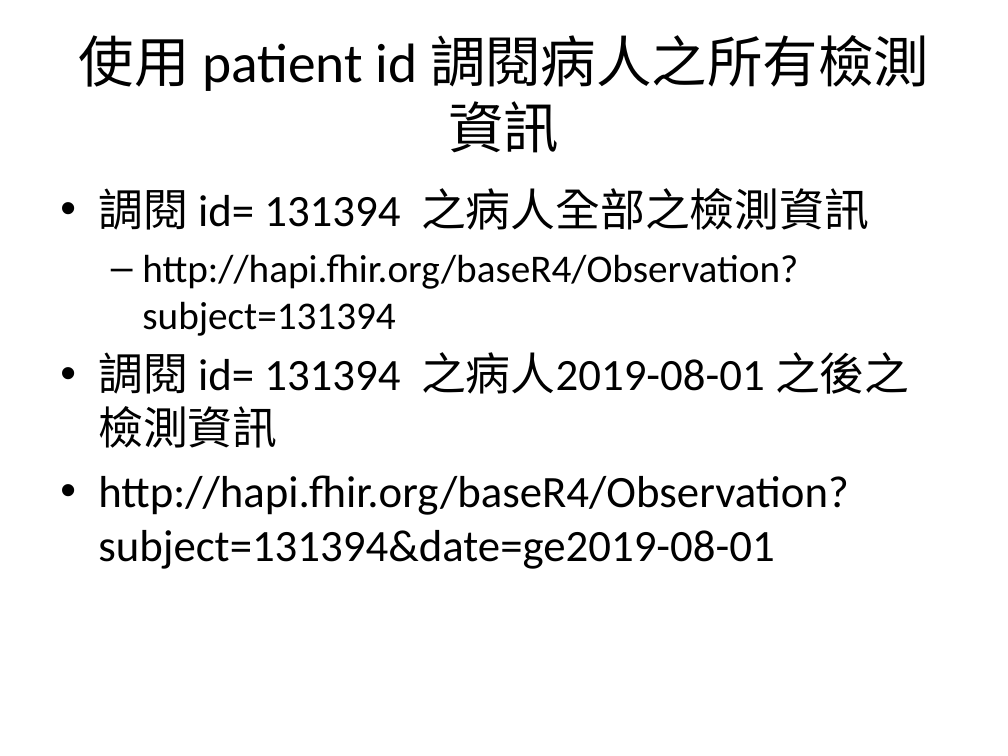
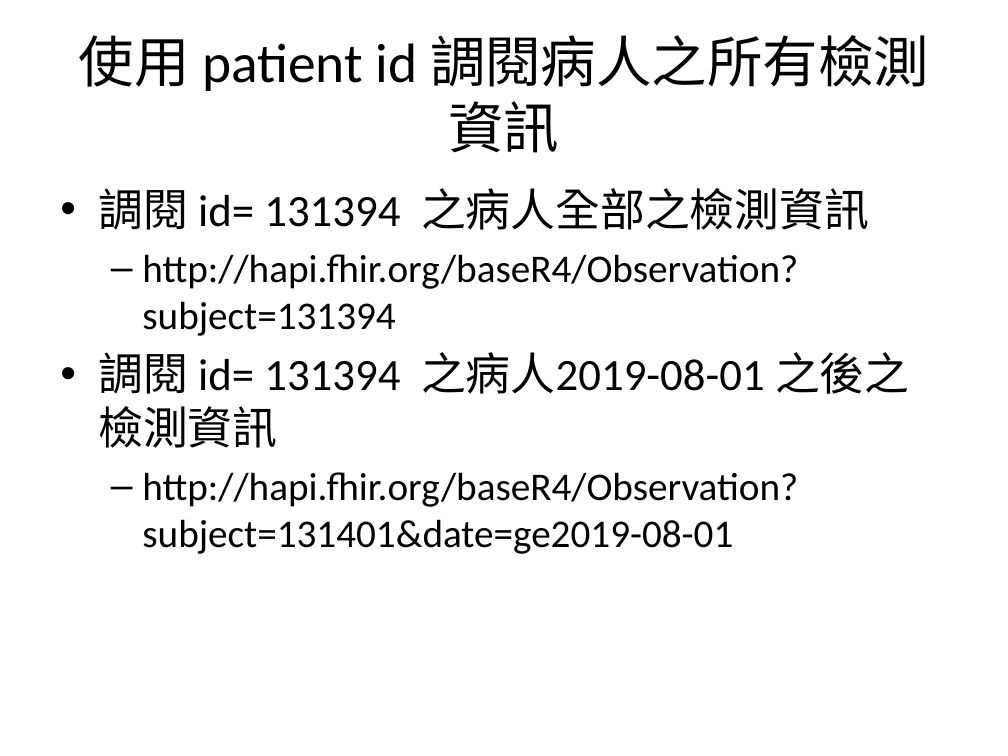
Before and after one commit to mos2718/FHIRspec, a slide deck: slide 8 of Spec/FHIR API.pptx. Drawn at 1008x756 pixels with LibreOffice and Linux fonts; fonts in the diff are those of the drawing. Boxes give left, top, right and bottom in pixels: in the first picture for what was removed or moved away, otherwise in the second. Text is boxed around its words. In the diff, an @@ line names an element or a change of style, - is before the commit and + after.

```diff
--- a/Spec/FHIR API.pptx
+++ b/Spec/FHIR API.pptx
@@ text at [142,472,798,554]: text changed; size 32 to 28 pt @@
-• http://hapi.fhir.org/baseR4/Observation?subject=131394&date=ge2019-08-01
+  – http://hapi.fhir.org/baseR4/Observation?subject=131401&date=ge2019-08-01
```
Also in this commit, not shown: 3 other slides changed, 6 other files.
